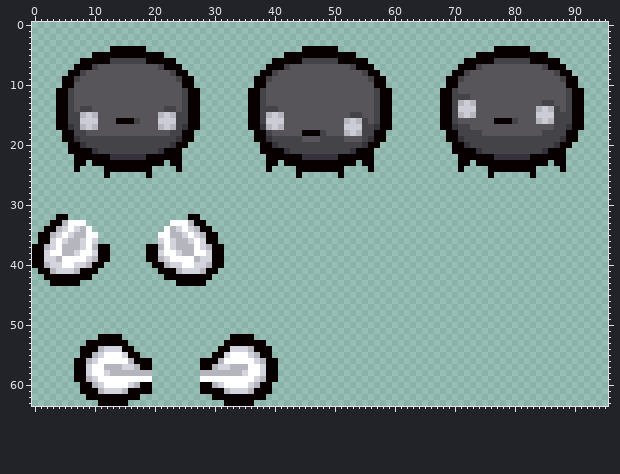
File history of a sprite sheet, resources/gfx/monsters/neutralfly/neutralfly.png. Above, as it was before the edit.
The file is 96x64 pixels.
New version:
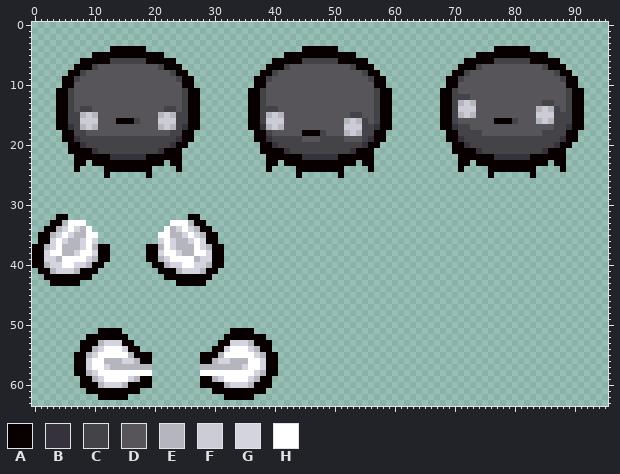
Palette (. is transparent): A #080000  B #35323b  C #444347  D #57545a  E #b4b5bd  F #cbccd5  G #d3d4de  H #ffffff
The edit:
y 51: x 11..14 .... -> AAAA; x 33..36 .... -> AAAA
y 52: x 9..10 .. -> AA; x 15 . -> A; x 32 . -> A; x 37..38 .. -> AA
y 53: x 8 . -> A; x 11..14 AAAA -> EGGG; x 16 . -> A; x 31 . -> A; x 33..36 AAAA -> GGGE; x 39 . -> A
y 54: x 10..15 AEGGGA -> EGHHHG; x 17 . -> A; x 30 . -> A; x 32..37 AGGGEA -> GHHHGE
y 55: x 7 . -> A; x 9..11 AEG -> EGH; x 15..16 GA -> HE; x 18..19 .. -> AA; x 28..29 .. -> AA; x 31..32 AG -> EH; x 36..38 GEA -> HGE; x 40 . -> A
y 56: x 9..10 EG -> GH; x 12..17 HHHHEA -> EEEGGE; x 30..35 AEHHHH -> EGGEEE; x 37..38 GE -> HG
y 57: x 12 E -> G; x 15..16 GG -> EE; x 18..19 AA -> EE; x 28..29 AA -> EE; x 31..32 GG -> EE; x 35 E -> G
y 58: x 9..10 GH -> EG; x 12..19 GEEEEEEE -> HHHHHHHH; x 28..35 EEEEEEEG -> HHHHHHHH; x 37..38 HG -> GE
y 59: x 7 A -> .; x 9..11 EGH -> AEG; x 16..19 HHHH -> GEAA; x 28..31 HHHH -> AAEG; x 36..38 HGE -> GEA; x 40 A -> .
y 60: x 10..17 EGHHHHGE -> AEGGGEAA; x 30..37 EGHHHHGE -> AAEGGGEA
y 61: x 8 A -> .; x 11..15 EGGGE -> AAAAA; x 18..19 AA -> ..; x 28..29 AA -> ..; x 32..36 EGGGE -> AAAAA; x 39 A -> .
y 62: x 9..10 AA -> ..; x 16..17 AA -> ..; x 30..31 AA -> ..; x 37..38 AA -> ..
y 63: x 11..15 AAAAA -> .....; x 32..36 AAAAA -> .....
Changed places in both pictures, as pixel boxes (x1, y1, x2, y2):
changed: (74, 328, 152, 406)
changed: (200, 328, 278, 406)
